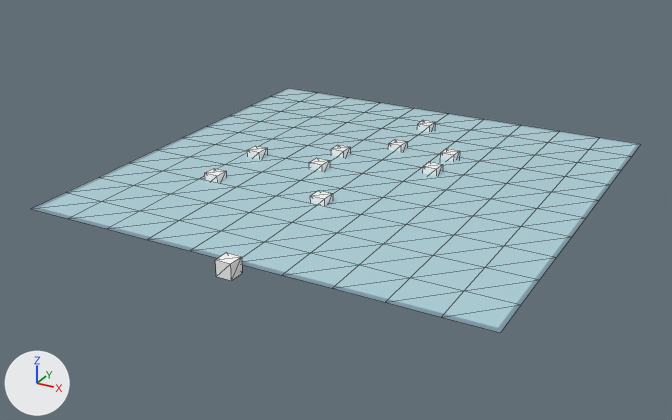
A saved change to the OBJ model mge_v18_student_version/assets/mge/models/BasLevel/layerOne.obj.
The view is the same before and after, from a camera (50 mm lens) standing at (26.4, -51.7, 22.7) and looking at (-0.9, -2.0, -2.1). Every picture has the same lights, and +X, +Y and +Z are marked at lower left. Mesh edges are drawn as thin lines. Where no turn or scale is listed for an object, it has been applied to the vertices. Vertices at the same position are counted once.

Names of what the first picture shows: 'layerOne'.
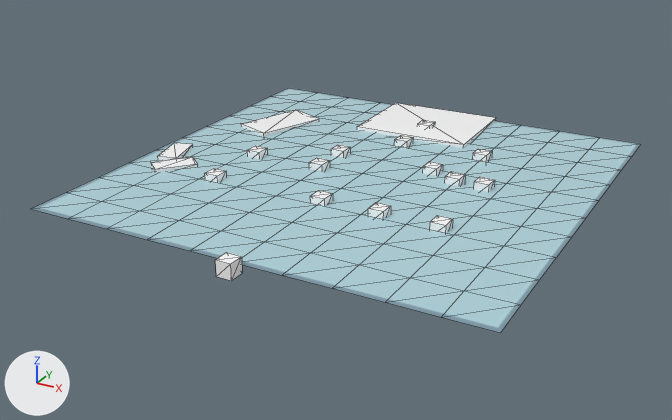
The change, as a diff of the scene's bpy script:
```diff
--- a/mge_v18_student_version/assets/mge/models/BasLevel/layerOne.obj.py
+++ b/mge_v18_student_version/assets/mge/models/BasLevel/layerOne.obj.py
@@ me_layerone @@
 # used by ob_layerone; location = (0.0, 0.0, 0.0)
-me_layerone.from_pydata(...)  # 201 vertices, 320 faces; spans x -15.0..15.0, y -16.0..15.0, z -0.5..0.5
+me_layerone.from_pydata(...)  # 265 vertices, 416 faces; spans x -15.0..15.0, y -16.0..15.0, z -0.5..0.5
+# me_layerone part 1: the loose piece of 8 vertices spanning x 3.5..4.5, y 5.0..6.0, z -0.5..0.5 is moved by (4.0, -4.0, 0.0)
+# me_layerone part 2: a new loose piece, a box spanning x 7.5..8.5, y -6.0..-5.0, z -0.5..0.5, in mat_default_material (white #ffffff)
+# me_layerone part 3: a new loose piece, a box spanning x 3.5..4.5, y -6.0..-5.0, z -0.5..0.5, in mat_default_material (white #ffffff)
+# me_layerone part 4: a new loose piece, a box spanning x 5.5..6.5, y 1.0..2.0, z -0.5..0.5, in mat_default_material (white #ffffff)
+# me_layerone part 5: a new loose piece, a box spanning x 5.5..6.5, y 6.0..7.0, z -0.5..0.5, in mat_default_material (white #ffffff)
+# me_layerone part 6
+# 4 vertices are removed from x -0.5..0.5, y 5.0, z -0.5..0.5
+# 12 faces are deleted
+# 20 vertices are added at x -14.3..4.0, y -6.6..14.9, z -0.5..0.5
+# 16 new vertices lie (0.0, 0.0, 0.4) away from vertices in x -14.3..4.0, y -6.6..14.9, z -0.2
+# 60 new faces join them, mat_default_material (white #ffffff)
 me_layerone.materials.append(mat_default_material)
```

Changed parts and their boxes (x1, y1, x2, y2) in the pictures (672 x 420 px; the box of a moved part takes in the faces that stretch with it):
part 1 of me_layerone, moved or reshaped
    before: (440, 148, 460, 162)
    after: (474, 177, 494, 192)
part 2 of me_layerone, added
    after: (430, 216, 453, 233)
part 3 of me_layerone, added
    after: (368, 203, 391, 219)
part 4 of me_layerone, added
    after: (445, 171, 465, 186)
part 5 of me_layerone, added
    after: (473, 149, 492, 162)
part 6 of me_layerone, built on
    before: (388, 139, 407, 152)
    after: (151, 103, 496, 173)
